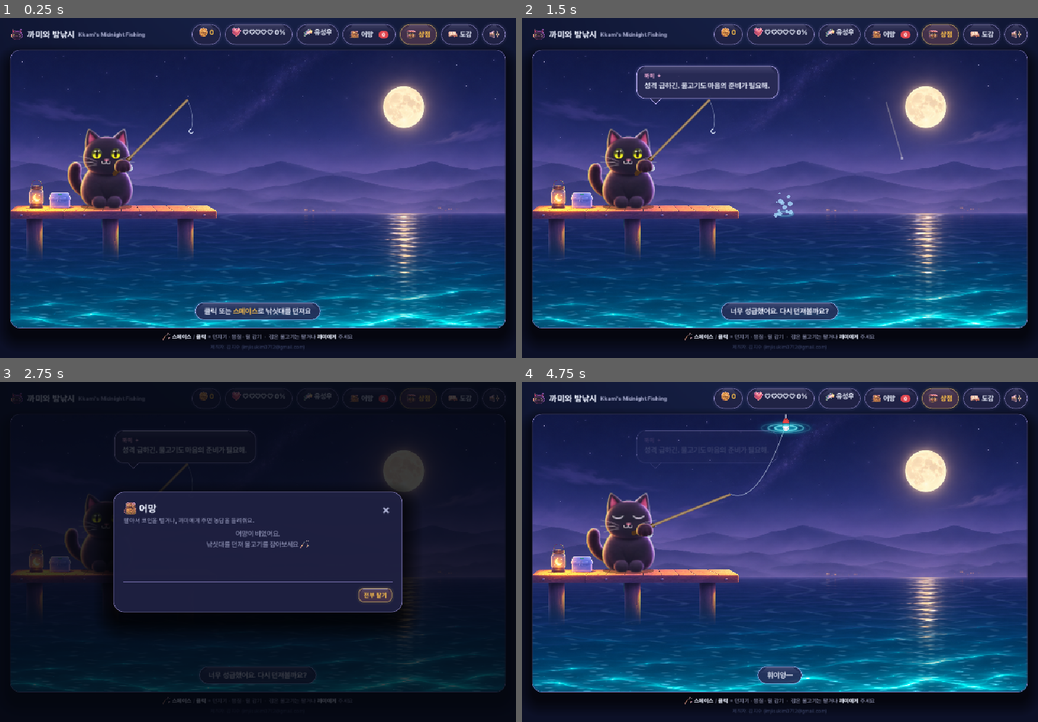
Above: before the commit, frames 1-4 (two rows, left to right).
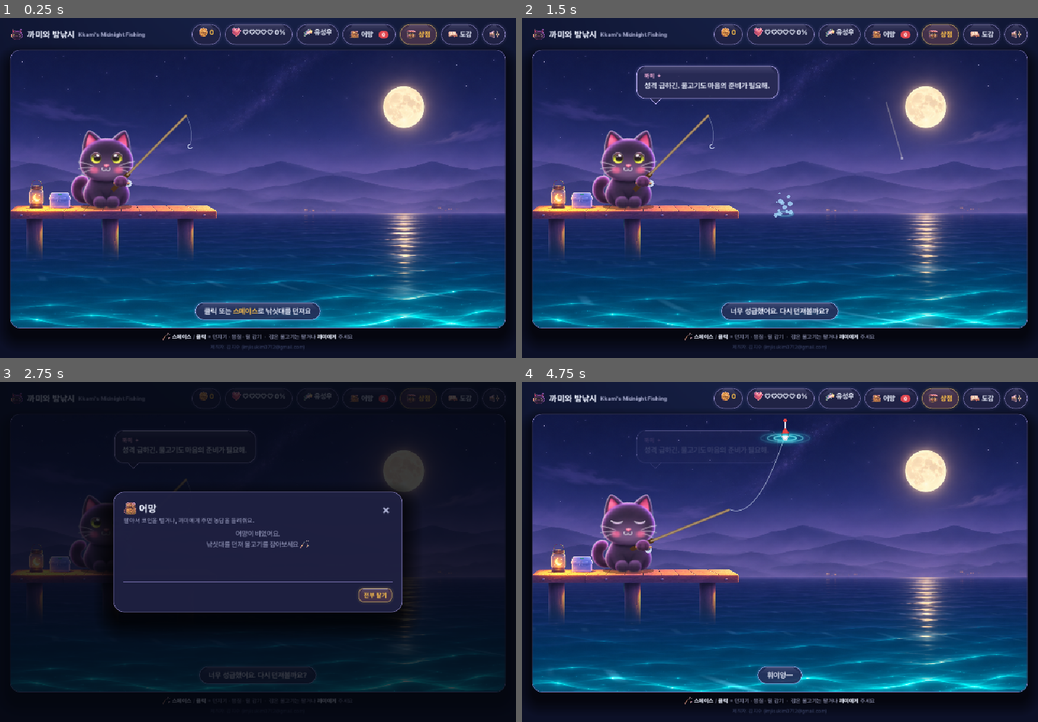
Above: after the commit, the same moments.

Repository: imjisukim0712-bit/Cat-Fishing
Game: Godot game, scene res://scenes/main.tscn
Same seed, same stepped clock (60 frames per second), same inputs: the game is played once before the commit and once after it.
Inputs (mouse positions are in pixels of both pictures, inside the frame that each line leads up to):
- Up to frame 1 (0.25 s): no input
- Up to frame 2 (1.5 s): tap Enter at 0.5, 0.6 s; move the mouse to (893, 171) at 0.52 s; hold D 0.53-1.25 s; click (893, 171) at 0.67 s; tap Space at 0.77 s; drag from (676, 205) to (754, 256) at 1.27 s
- Up to frame 3 (2.75 s): move the mouse to (309, 477) at 2.02 s; hold D from 2.03 s (still down); tap C at 2.1 s
- Up to frame 4 (4.75 s): release D at 2.75 s; click "어망" at 2.75 s; drag from (754, 620) to (625, 501) at 3.52 s; move the mouse to (934, 603) at 4.27 s; hold S from 4.28 s (still down); tap Keypad Enter at 4.35 s; tap Space at 4.52 s

The runs differ from the first frame. In frame 1, 3.6% of the frame differs, in the area x 2-98%, y 23-92%; in frame 2, 3.6%; in frame 3, 0.3%; in frame 4, 4.2%, in the area x 2-98%, y 9-92%.

Commit message:
Make the sea flow in one direction and redesign Kkami to be cute
Water:
- backdrop_water shader now drives every motion from a single wave
  phase: crests roll from the horizon toward the viewer with a slight
  rightward drift; displacement is an orbital motion on that phase;
  sparkles only ride the crests and move with them; the moon column
  glints flow down on the same phase. No independent random wobble.
- Stage glow overlays drift with the same flow instead of twinkling
  in place.

Kkami:
- New painted sheets (generated with Codex): chibi proportions with a
  big round head, plush fur, blush cheeks, big round sparkly eyes,
  'ω' mouth, curled tail; same 7 outfits. Re-measured rig anchors.
- Rod grip moved to the chest (ROD_HAND in game.gd and stage_draw.gd)
  so the paw no longer covers the face.

Selftest 30/30; screenshot tour and web build verified. Rebuilt play/.

Co-Authored-By: Claude Opus 5.5 <noreply@anthropic.com>
Claude-Session: https://claude.ai/code/session_018P3p2Mzt546YvsHAaNYGJm

Diff:
--- a/godot/scripts/game.gd
+++ b/godot/scripts/game.gd
@@ -17,7 +17,7 @@
 const H := 540.0
 const WATER := 318.0
 const CAT := Vector2(186, 318)                 # 고양이 발밑
-const ROD_HAND := Vector2(186 + 34, 318 - 96)
+const ROD_HAND := Vector2(186 + 32, 318 - 66)   # 까미 가슴 앞 (그림 까미 기준)
 const SAVE_PATH := "user://kkami-fishing-v1.json"
 
 const STATUS_IDLE := "클릭 또는 [color=#ffc24a]스페이스[/color]로 낚싯대를 던져요"
--- a/godot/scripts/main.gd
+++ b/godot/scripts/main.gd
@@ -848,7 +848,7 @@
 		var thumb := TextureRect.new()   # 그 옷을 입은 그림 까미
 		var at := AtlasTexture.new()   # 시트 칸의 빈 여백을 잘라 고양이(모자 포함)만 크게
 		at.atlas = load("res://assets/art/kkami/body_%s.png" % ico)
-		at.region = Rect2(84, 24, 283, 378)
+		at.region = Rect2(68, 19, 309, 402)
 		thumb.texture = at
 		thumb.expand_mode = TextureRect.EXPAND_IGNORE_SIZE
 		thumb.stretch_mode = TextureRect.STRETCH_KEEP_ASPECT_CENTERED
--- a/godot/scripts/stage.gd
+++ b/godot/scripts/stage.gd
@@ -60,20 +60,19 @@
 
 func draw_water(tm: float) -> void:
 	# Soft alpha stamps accent the existing painting, never replace its waves.
-	for i in 20:
-		var depth := i / 19.0
-		var x := 762 + sin(i * 2.4 + tm * .25) * (3 + depth * 15)
+	# 물 위 반짝임은 셰이더와 같은 흐름을 탄다: 모두 아래(보는 쪽)로 밀려오며 오른쪽으로 살짝 흐름.
+	# 제자리에서 제각각 깜빡이는 효과는 쓰지 않는다.
+	for i in 14:   # 달빛 기둥: 수평선에서 아래로 흘러내리는 빛 조각
+		var depth := fmod(i / 14.0 + tm * 0.05, 1.0)
+		var x := 762 + depth * 10
 		var y := WATER + 5 + depth * 122
-		glow(x, y, 8 + depth * 16, 1.2 + depth, c("#ffe8ba", .025 + .045 * pow(absf(sin(tm * .6 + i)), 4)))
-	for i in 28:
-		var x := fmod(i * 137.53, W) + sin(tm * .12 + i) * 4
-		var y := 430 + fmod(i * 37.17, 105) + sin(tm * .17 + i) * 2
-		var alpha := .035 + .16 * pow(absf(sin(tm * .6 + i)), 6)
-		glow(x, y, 3.5, 2.5, c("#a4ffff", alpha))
-	for i in 9:
-		var x := fmod(i * 213.7 + tm * 1.6, W)
-		var y := 455 + fmod(i * 31.3, 78) + sin(tm * .2 + i) * 3
-		glow(x, y, 15 + i % 3 * 6, 1.6, c("#92fbff", .035 + .035 * sin(tm * .4 + i)))
+		var fade := sin(depth * PI)   # 생겨나고 사라질 때 부드럽게
+		glow(x, y, 8 + depth * 16, 1.2 + depth, c("#ffe8ba", .05 * fade))
+	for i in 12:   # 가까운 물결 위 빛 띠: 같은 속도로 오른쪽 아래로 흐름
+		var k := fmod(i / 12.0 + tm * 0.03, 1.0)
+		var x := fmod(i * 173.3 + tm * 9.0, W + 60) - 30
+		var y := 440 + k * 90
+		glow(x, y, 14 + k * 12, 1.6, c("#92fbff", .06 * sin(k * PI)))
 	# 물속 물고기 그림자 (대기 중)
 	if Game.mode == "wait" and Game.fish:
 		var prog := minf(1.0, Game.t / maxf(.1, Game.bite_at))
--- a/godot/scripts/stage_cat.gd
+++ b/godot/scripts/stage_cat.gd
@@ -4,14 +4,16 @@
 
 const ART := "res://assets/art/kkami/"
 const OUTFITS := ["none", "hoodie", "captain", "wizard", "space", "royal", "pirate"]
-# 몸 시트 한 칸(443px) 기준 측정값: 고양이 중심 x=222, 바닥 y=402, 머리 중심 (221,183), 코 (221,203)
-const CELL_ANCHOR := Vector2(222, 402)
-const EYES_Y := 174.0
-const MOUTH_Y := 214.0
-const SCALE := 0.46                 # 몸 시트 → 무대 (키 331px → 약 152px)
-const PART_K := 100.0 / 154.0       # 부품 시트 → 몸 시트 (기본 눈 한 쌍 폭 154px = 머리폭의 52%)
-const TAIL_BASE := Vector2(128, 206) # 꼬리 그림에서 몸에 붙는 지점 (오른쪽 아래)
-const EYE_SPREAD := 4.5              # 눈 한 쌍 그림을 반으로 갈라 양쪽으로 더 벌리는 거리 (무대 px, 한쪽 기준)
+# 몸 시트 한 칸(443px) 기준 측정값 (귀여운 2차 디자인): 고양이 중심 x=223, 바닥 y=420,
+# 머리 중심 (223,196)·폭 238, 코 (222,232), 턱 y=282
+const CELL_ANCHOR := Vector2(223, 420)
+const EYES_Y := 200.0
+const MOUTH_Y := 250.0
+const NECK_Y := 282.0
+const SCALE := 0.435                # 몸 시트 → 무대 (키 345px → 약 150px)
+const PART_K := 131.0 / 190.0       # 부품 시트 → 몸 시트 (기본 눈 한 쌍 폭 190px = 머리폭의 55%)
+const TAIL_BASE := Vector2(105, 188) # 꼬리 그림에서 몸에 붙는 지점 (아래쪽 끝)
+const EYE_SPREAD := 2.5              # 눈 한 쌍 그림을 반으로 갈라 양쪽으로 더 벌리는 거리 (무대 px, 한쪽 기준)
 
 var tex := {}
 
@@ -63,8 +65,8 @@
 	# 꼬리 (몸 뒤, 붙는 지점을 축으로 흔들기)
 	var tw := sin(tm * (7.5 if excited else 2.1)) * 0.5
 	var tail_t: Texture2D = tex.tail
-	var tk := SCALE * PART_K * 1.25
-	var pivot := anchor + Vector2(-26 * sx, -12)
+	var tk := SCALE * PART_K * 0.95
+	var pivot := anchor + Vector2(-38 * sx, -10)
 	xf(pivot, -0.08 + tw * 0.22)
 	draw_texture_rect(tail_t, Rect2(-TAIL_BASE * tk, tail_t.get_size() * tk), false)
 	xf()
@@ -86,19 +88,19 @@
 		"star": eyes = "eyes_star"
 	if blinking and mood in ["idle", "alert"]: eyes = "eyes_closed"
 	var pk := SCALE * PART_K * (0.5 * (1.0 + sx))   # 통통해지면 얼굴도 살짝 넓게
-	var eye_pos := to_stage(Vector2(221, EYES_Y), anchor, sx, sy)
+	var eye_pos := to_stage(Vector2(223, EYES_Y), anchor, sx, sy)
 	if eyes == "eyes_normal" or eyes == "eyes_alert":
-		var eye_off := 46.0 * pk + EYE_SPREAD * sx   # 눈 그림에서 각 눈 중심은 한가운데서 ±46px
+		var eye_off := 59.0 * pk + EYE_SPREAD * sx   # 눈 그림에서 각 눈 중심은 한가운데서 ±59px
 		for side in [-1.0, 1.0]:                     # 밤 고양이 눈빛 (눈마다 따로, 사이에 띠가 생기지 않게)
 			glow(eye_pos.x + side * eye_off, eye_pos.y, 11, 10, c("#d3ef5b", .16))
 	var star_pulse := 1.0 + (sin(tm * 9) * 0.08 if mood == "star" else 0.0)
 	eyes_split(eyes, eye_pos, pk * star_pulse, EYE_SPREAD * sx)
 	var mouth := "mouth_open" if (mood == "star" or mood == "alert") else "mouth_closed"
-	part(mouth, to_stage(Vector2(221, MOUTH_Y + (6.0 if mouth == "mouth_open" else 0.0)), anchor, sx, sy), pk * 0.9)
+	part(mouth, to_stage(Vector2(222, MOUTH_Y + (6.0 if mouth == "mouth_open" else 0.0)), anchor, sx, sy), pk * 0.9)
 
 	# 목도리 (레벨업 훈장 느낌)
 	if Game.S.upg.charm > 1:
-		var neck := to_stage(Vector2(221, 252), anchor, sx, sy)
+		var neck := to_stage(Vector2(223, NECK_Y), anchor, sx, sy)
 		var cols := ["#e0454f", "#ff8a3d", "#63e6ff", "#b06bff", "#ffd166"]
 		fill_ell(neck.x, neck.y, 27 * sx, 7, c(cols[mini(4, Game.S.upg.charm - 1)], .92), 0, 0, PI)
 		circle(neck.x, neck.y + 5, 4.2, c("#ffd166"))
--- a/godot/scripts/stage_draw.gd
+++ b/godot/scripts/stage_draw.gd
@@ -9,7 +9,7 @@
 const H := 540.0
 const WATER := 318.0
 const CAT := Vector2(186, 318)
-const ROD_HAND := Vector2(186 + 34, 318 - 96)
+const ROD_HAND := Vector2(186 + 32, 318 - 66)   # game.gd 와 같은 값
 
 var _base := Vector2.ZERO
 var glow_texture: GradientTexture2D
--- a/godot/shaders/backdrop_water.gdshader
+++ b/godot/shaders/backdrop_water.gdshader
@@ -1,41 +1,51 @@
 shader_type canvas_item;
-// 배경 그림의 바다 부분을 실제로 일렁이게 하는 셰이더.
-// 수평선 아래만 UV 를 흔들고(원근: 멀수록 잘고 약하게, 가까울수록 크고 강하게),
-// 밝은 물결 부분에 흐르는 반짝임과 달빛 기둥 일렁임을 더한다. 하늘·산은 건드리지 않는다.
+// 배경 그림의 바다 부분을 '한 방향으로' 흐르게 하는 셰이더.
+// 모든 움직임이 하나의 물결 위상(phase)을 공유한다:
+//   물결 마루는 수평선 → 보는 사람 쪽으로 일정한 속도로 밀려오고, 살짝 오른쪽으로 비스듬히 흐른다.
+//   반짝임은 그 마루 위에만 생기고 마루와 같이 이동한다. 달빛 기둥 반짝임도 같은 흐름을 탄다.
+// 하늘·산(수평선 위)은 건드리지 않는다.
 
 uniform float horizon = 0.5823;     // 그림에서 수평선 높이 (548 / 941)
 uniform float moon_x = 0.794;       // 달빛 기둥 가로 위치 (1327 / 1672)
 uniform float strength = 1.0;       // 날씨(폭풍·만조)에 따라 키움
+uniform float speed = 0.35;         // 물결이 밀려오는 속도
+uniform float drift = 0.06;         // 물결 마루의 기울기(오른쪽으로 흐르는 정도)
+
+// 원근 깊이: 수평선 근처는 촘촘하게, 가까울수록 넓게 (1/z 형태)
+float depth_coord(float d) {
+	return 1.0 / (d + 0.12);
+}
 
 void fragment() {
 	vec2 uv = UV;
 	float t = TIME;
-	float d = clamp((uv.y - horizon) / (1.0 - horizon), 0.0, 1.0);   // 0 = 수평선, 1 = 화면 맨 아래
 	vec4 col;
 	if (uv.y <= horizon) {
 		col = texture(TEXTURE, uv);
 	} else {
-		float freq = mix(170.0, 30.0, d);                // 원근: 먼 물결은 촘촘하게
-		float amp = mix(0.0004, 0.0062, d * d) * strength;
+		float d = clamp((uv.y - horizon) / (1.0 - horizon), 0.0, 1.0);   // 0 = 수평선, 1 = 맨 아래
+		float z = depth_coord(d);
+		// 하나의 위상: 깊이 방향으로 진행(밀려옴) + 가로로 살짝 기울어 오른쪽으로 흐름
+		float phase = z * 9.0 + uv.x * drift * 40.0 * (0.4 + d) + t * speed * 6.2832;
+		float amp = mix(0.0003, 0.0040, d * d) * strength;
 		vec2 w = uv;
-		w.x += sin(uv.y * freq + t * 1.3) * amp * 0.6
-			+ sin(uv.y * freq * 0.53 - t * 0.9 + uv.x * 18.0) * amp * 0.4;
-		w.y += sin(uv.x * 34.0 + t * 1.1 + uv.y * freq * 0.3) * amp * 0.45;
-		w.y = max(w.y, horizon + 0.002);                 // 하늘을 끌어오지 않게
+		w.y += sin(phase) * amp;                 // 마루가 지나갈 때 위아래로
+		w.x += cos(phase) * amp * 0.35;          // 원운동(같은 위상) — 제멋대로 흔들리지 않음
+		w.y = max(w.y, horizon + 0.002);
 		col = texture(TEXTURE, w);
 
-		// 밝은 물결 위로 흐르는 반짝임 (원래 그림이 밝은 곳일수록 강하게)
+		// 마루 위 반짝임: 마루(sin≈1)에서만, 가로로는 일정한 간격의 결을 따라 같은 방향으로 이동
+		float crest = smoothstep(0.82, 1.0, sin(phase));
+		// 두 주파수(비율이 정수배가 아님)를 곱해 간격이 기계적으로 일정해 보이지 않게, 이동 방향은 같게
+		float gx = (uv.x - t * 0.012) * mix(260.0, 70.0, d) + z * 3.0;
+		float grain = (0.5 + 0.5 * sin(gx)) * (0.45 + 0.55 * sin(gx * 0.37 + 1.3 + z));
 		float lum = dot(col.rgb, vec3(0.3, 0.5, 0.2));
-		float a = sin(uv.x * 85.0 + t * 1.9 + sin(uv.y * 130.0 - t * 1.6) * 2.2);
-		float b = sin(uv.y * mix(320.0, 120.0, d) - t * 2.4 + uv.x * 9.0);
-		float sparkle = smoothstep(0.62, 1.0, a * b);
-		col.rgb += sparkle * lum * (0.18 + 0.45 * d) * strength;
+		col.rgb += crest * smoothstep(0.35, 1.0, grain) * lum * (0.10 + 0.40 * d) * strength;
 
-		// 달빛 기둥: 가로로 살짝 흔들리며 반짝임
-		float mx = moon_x + sin(uv.y * 210.0 + t * 2.2) * 0.004 * (0.4 + d);
-		float column = exp(-pow((uv.x - mx) / 0.028, 2.0)) * (1.0 - d * 0.6);
-		float glint = smoothstep(0.35, 1.0, sin(uv.y * 380.0 - t * 3.1) * sin(uv.x * 140.0 + t * 1.7));
-		col.rgb += column * glint * vec3(1.0, 0.88, 0.66) * 0.32;
+		// 달빛 기둥: 같은 위상으로 아래로 흘러내리는 반짝임
+		float column = exp(-pow((uv.x - moon_x) / 0.026, 2.0)) * (1.0 - d * 0.5);
+		float glint = smoothstep(0.55, 1.0, sin(phase * 1.0));
+		col.rgb += column * glint * vec3(1.0, 0.88, 0.66) * 0.28;
 	}
 	COLOR = col;
 }
Binary file changed: godot/assets/art/kkami/body_captain.png
Binary file changed: godot/assets/art/kkami/body_hoodie.png
Binary file changed: godot/assets/art/kkami/body_none.png
Binary file changed: godot/assets/art/kkami/body_pirate.png
Binary file changed: godot/assets/art/kkami/body_royal.png
Binary file changed: godot/assets/art/kkami/body_space.png
Binary file changed: godot/assets/art/kkami/body_wizard.png
Binary file changed: godot/assets/art/kkami/eyes_alert.png
Binary file changed: godot/assets/art/kkami/eyes_closed.png
Binary file changed: godot/assets/art/kkami/eyes_happy.png
Binary file changed: godot/assets/art/kkami/eyes_normal.png
Binary file changed: godot/assets/art/kkami/eyes_sad.png
(and 6 more such lines)
